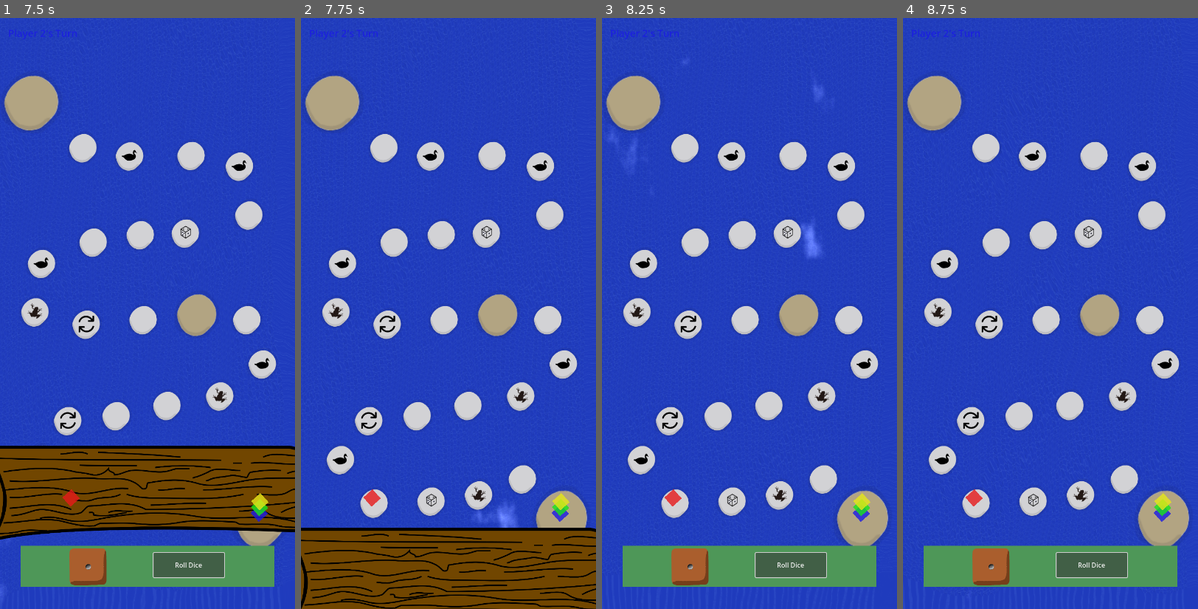
Above: before the commit, frames 1-4 (left to right).
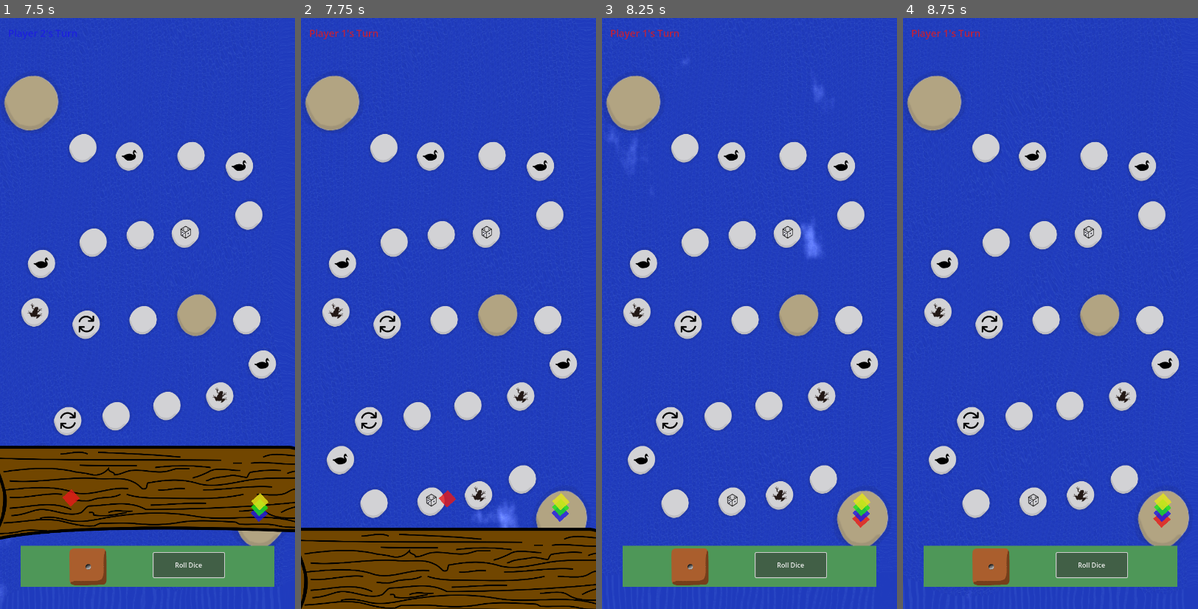
Above: after the commit, the same moments.

Repository: dcryptoniun/RiverRush-Mobile
Game: Godot game, scene res://scenes/main_menu.tscn
The game is run twice, just before and just after one commit, with the same random seed, the same clock (stepped at 60 frames per second) and the same inputs. The engine's default icon, where the game draws it, is replaced by a stand-in: a white triangle on a blue panel in a dark square.
Inputs:
- Up to frame 1 (7.5 s): click "Start" at 0.5 s; click "Roll Dice" at 1.25 s; click "Roll Dice" at 2 s; click "Roll Dice" at 2.75 s
- Up to frame 2 (7.75 s): no input
- Up to frame 3 (8.25 s): no input
- Up to frame 4 (8.75 s): no input

Frame 1 is identical in both runs. In frame 2, 0.3% of the frame differs, in the area x 3-53%, y 1-83%; in frame 3, 0.3%; in frame 4, 0.3%.

Commit message:
fix(game_board): ensure all players are checked for wood log collisions
Previously, only the current player was checked for collisions with the wood log, which could lead to missed collisions for other players. This change iterates over all players to ensure proper collision detection and handling for each player, regardless of their turn.

Diff:
--- a/scripts/game_board.gd
+++ b/scripts/game_board.gd
@@ -400,19 +400,30 @@
 			# Disable dice button or show visual indicator that dice can't be rolled
 			# This would be implemented by connecting to UI elements
 
-			# Check collision for the current player
-			var current_player = player_rects[current_player_index]
-			var current_pos = player_positions[current_player_index]
-
-			# Simple collision detection - if wood log is moving and player is in unsafe position
-			if not is_safe_position(current_pos):
-				# Check if wood log is near player's vertical position
-				var log_pos = wood_log_node.global_position
-				var player_pos = current_player.global_position
-
-				# Simple vertical collision check (adjust values as needed)
-				if abs(log_pos.y - player_pos.y) < 100:
-					handle_wood_log_collision()
+			# Get the log position once for all collision checks
+			var log_pos = wood_log_node.global_position
+
+			# Check collision for ALL players, not just the current player
+			for i in range(player_rects.size()):
+				var player = player_rects[i]
+				var player_pos = player_positions[i]
+
+				# Simple collision detection - if wood log is moving and player is in unsafe position
+				if not is_safe_position(player_pos):
+					# Check if wood log is near player's vertical position
+					var player_global_pos = player.global_position
+
+					# Simple vertical collision check (adjust values as needed)
+					if abs(log_pos.y - player_global_pos.y) < 100:
+						# Temporarily set current_player_index to this player's index
+						var saved_player_index = current_player_index
+						current_player_index = i
+
+						# Handle collision for this player
+						handle_wood_log_collision()
+
+						# Restore the original current player index
+						current_player_index = saved_player_index
 
 # Function to handle player movement on the board
 func move_player(player_node, steps):
